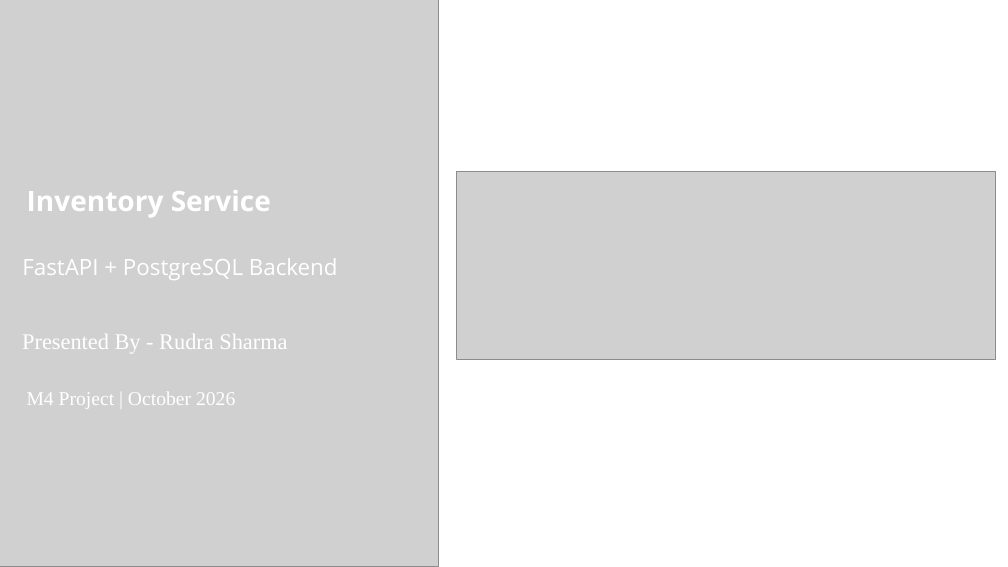
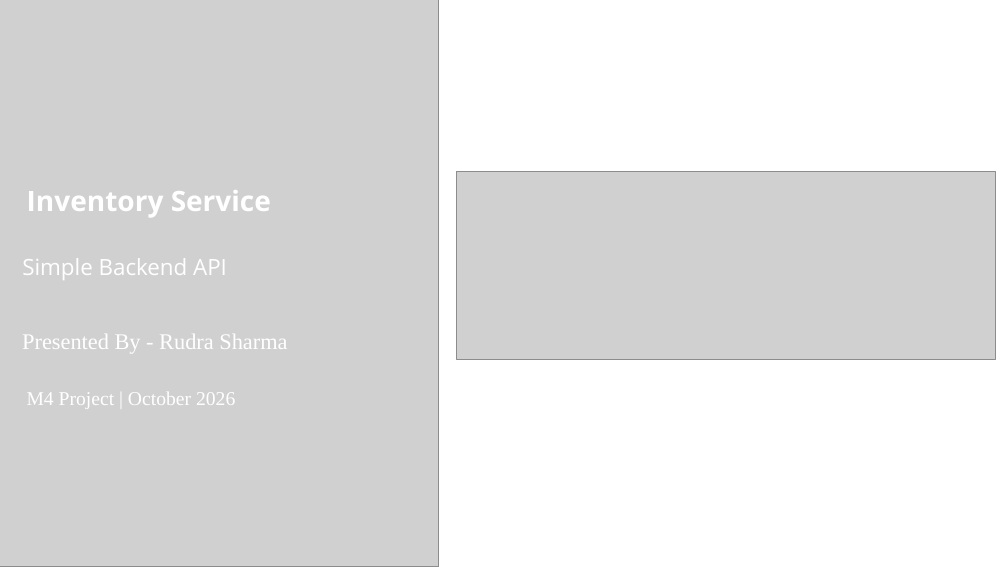
Before and after one commit to Rudrasharma111/inventory, a slide deck: slide 1 of M4ppt.pptx. Drawn at 1008x567 pixels with LibreOffice and Linux fonts; fonts in the diff are those of the drawing; grey boxes stand for pictures; background and template pictures are left out. Boxes give left, top, right and bottom in pixels: in the first picture for what was removed or moved away, otherwise in the second. Text is boxed around its words. In the diff, an @@ line names an element or a change of style, - is before the commit and + after.

Commit message:
Complete Milestone 4: Dockerized FastAPI with PostgreSQL, updated routes, and finalized API tests

```diff
--- a/M4ppt.pptx
+++ b/M4ppt.pptx
@@ title at <box>22,258,227,280</box>: text changed @@
-FastAPI + PostgreSQL Backend
+Simple Backend API
```
Also in this commit, not shown: 3 other slides changed, 3 slides removed, 12 other files.
